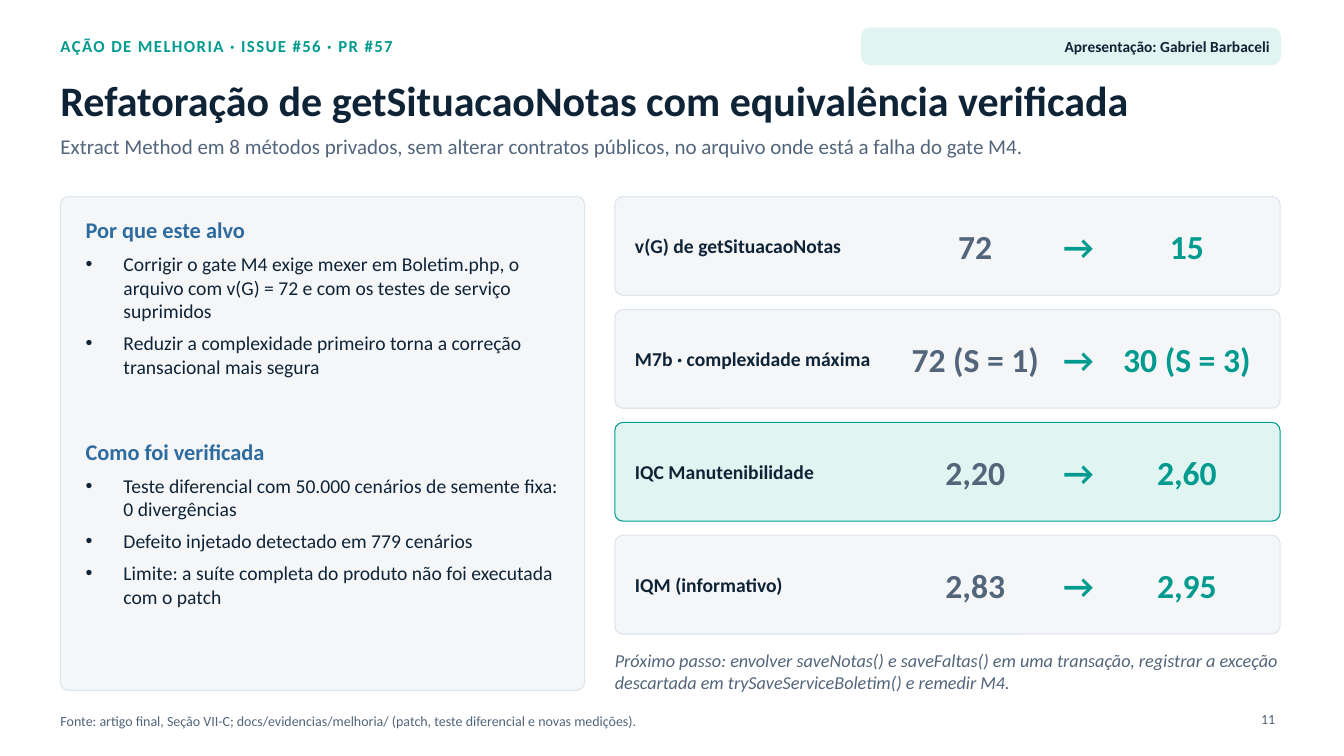
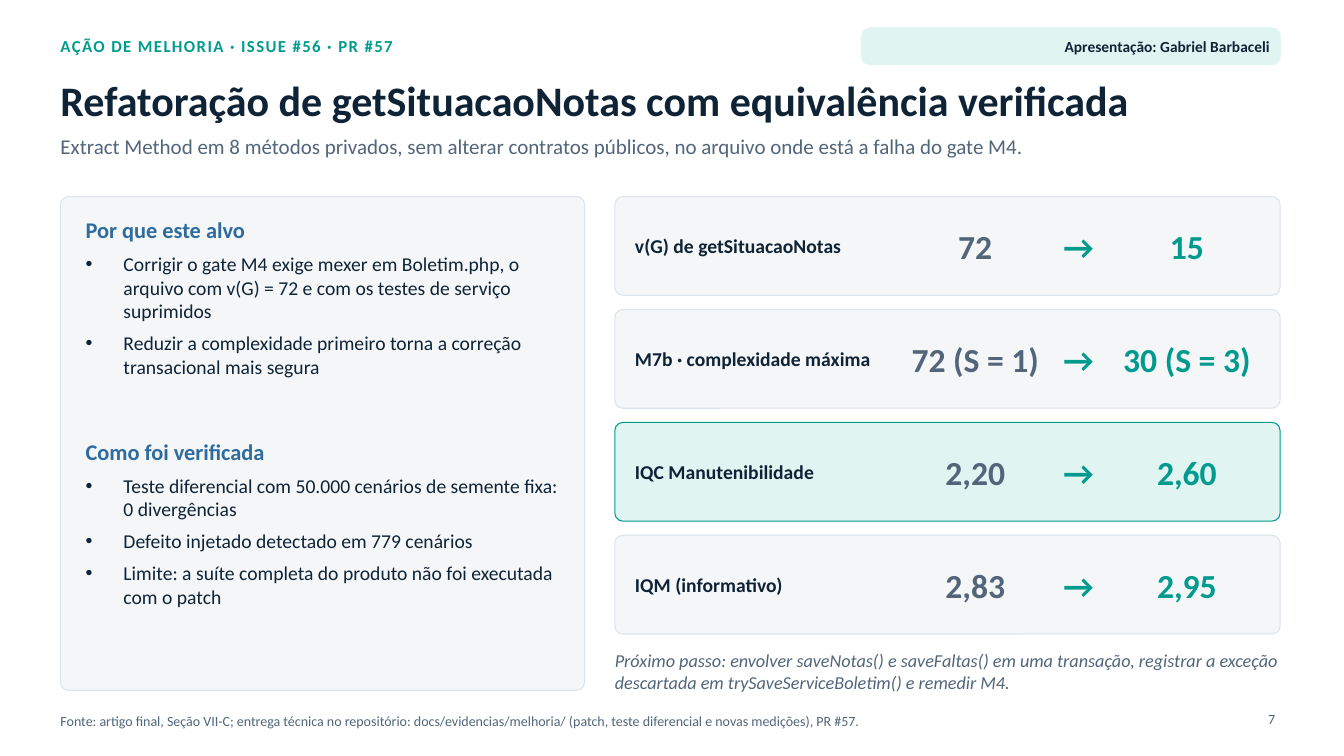
Before and after one commit to FCTE-Qualidade-de-Software-1/2026-2_T02_GRACE_HOPPER, a slide deck: slide 7 of docs/apresentacao_final.pptx (slide 11 before the commit). Drawn at 1344x756 pixels with LibreOffice and Linux fonts; fonts in the diff are those of the drawing. Boxes give left, top, right and bottom in pixels: in the first picture for what was removed or moved away, otherwise in the second. Text is boxed around its words. In the diff, an @@ line names an element or a change of style, - is before the commit and + after.

Commit message:
docs: reorganizar a apresentação final conforme as orientações da professora

```diff
--- a/docs/apresentacao_final.pptx
+++ b/docs/apresentacao_final.pptx
@@ text at (x1=60, y1=716, x2=859, y2=729): text changed @@
-Fonte: artigo final, Seção VII-C; docs/evidencias/melhoria/ (patch, teste diferencial e novas medições).
+Fonte: artigo final, Seção VII-C; entrega técnica no repositório: docs/evidencias/melhoria/ (patch, teste diferencial e novas medições), PR #57.
@@ page number at (x1=1268, y1=715, x2=1275, y2=724): text changed @@
-11
+7
```
Also in this commit, not shown: 4 other slides changed, 6 slides added, 10 slides removed, 3 other files.
